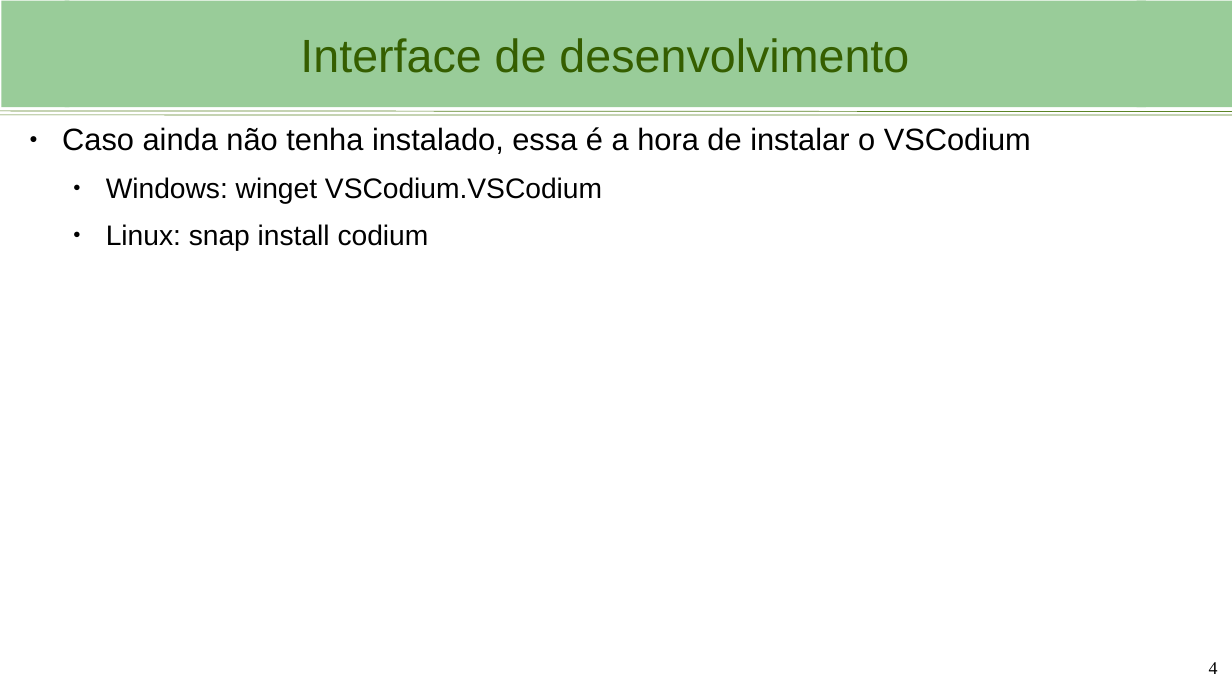
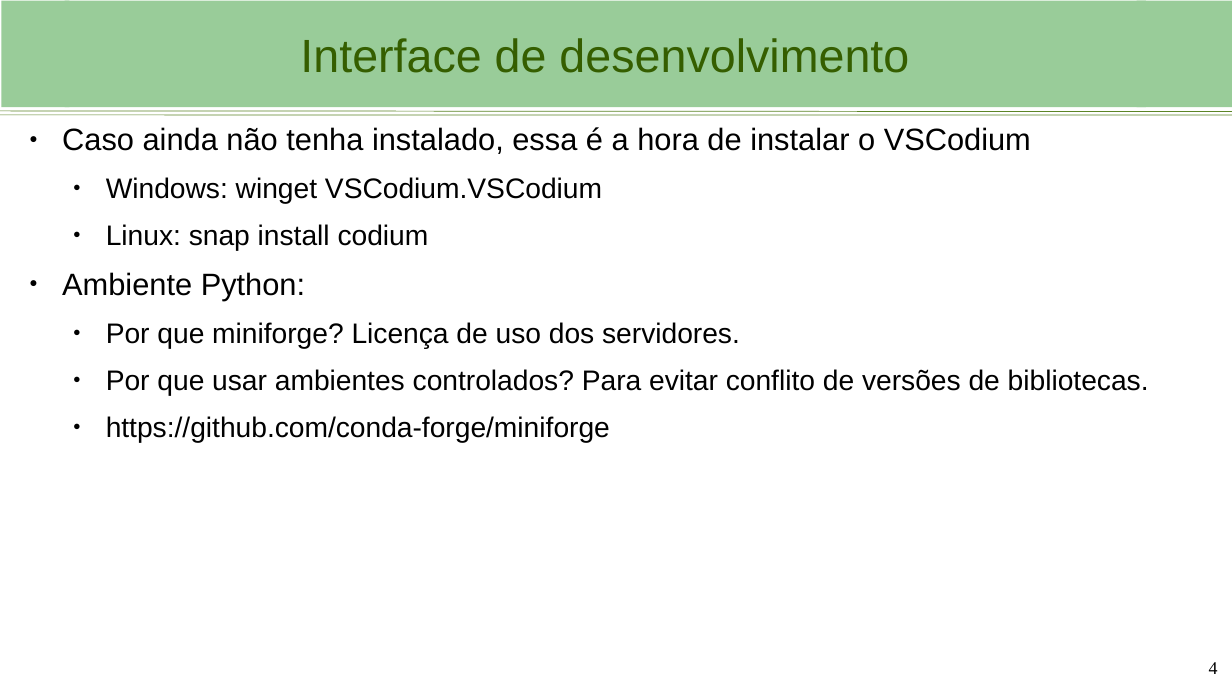
Before and after one commit to viniciusbrito1/progcart, a slide deck: slide 4 of aulas/Aula_1_Ambiente_de_desenvolvimento.odp. Drawn at 1232x693 pixels with LibreOffice and Linux fonts; fonts in the diff are those of the drawing; background and template pictures are left out. Boxes give left, top, right and bottom in pixels: in the first picture for what was removed or moved away, otherwise in the second. Text is boxed around its words. In the diff, an @@ line names an element or a change of style, - is before the commit and + after.

Commit message:
Miniforge

```diff
--- a/aulas/Aula_1_Ambiente_de_desenvolvimento.odp
+++ b/aulas/Aula_1_Ambiente_de_desenvolvimento.odp
@@ text at [62, 272, 1149, 443]: paragraphs added @@
+● Ambiente Python:
+  ● Por que miniforge? Licença de uso dos servidores.
+  ● Por que usar ambientes controlados? Para evitar conflito de versões de bibliotecas.
+  ● https://github.com/conda-forge/miniforge
```
